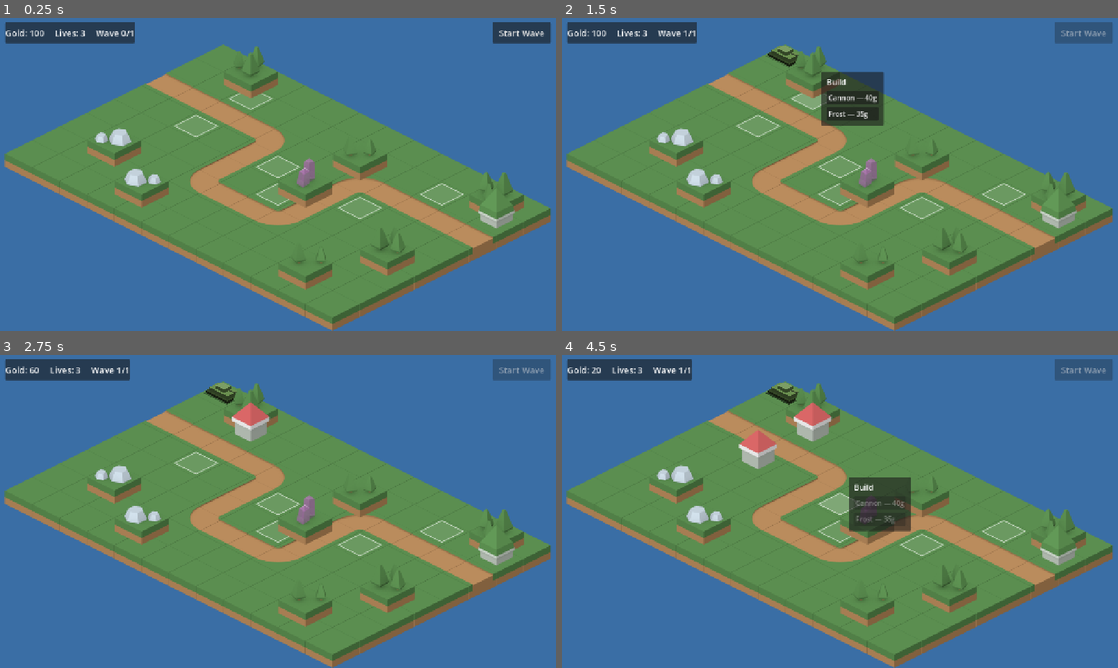
Above: before the commit, frames 1-4 (two rows, left to right).
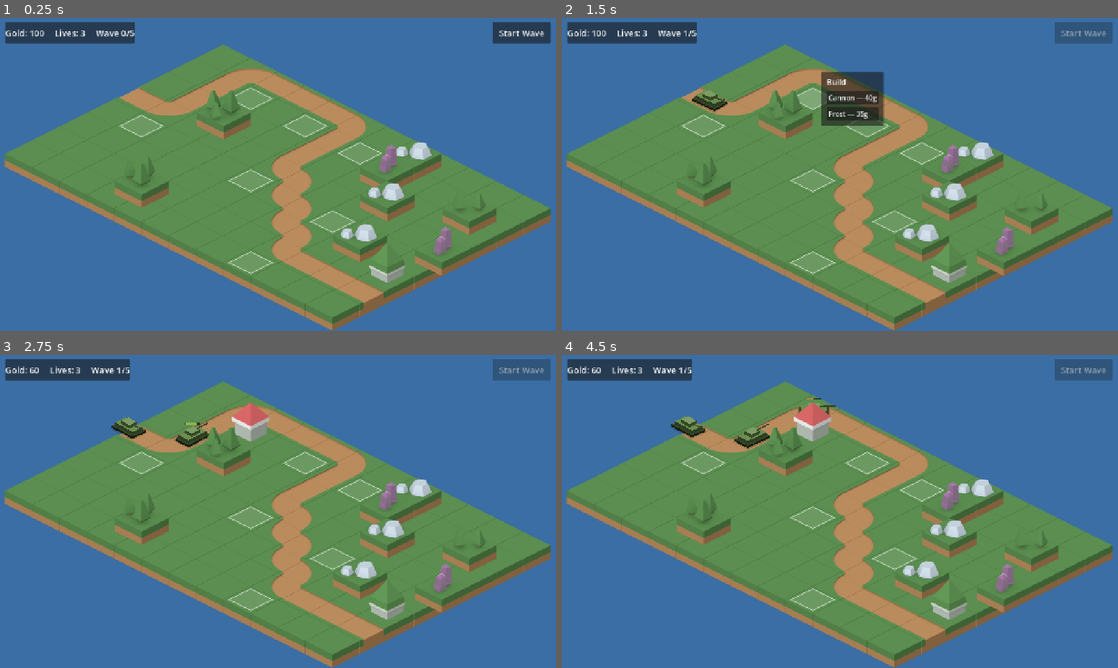
Above: after the commit, the same moments.

Repository: ldimitrov/tankbusters
Game: Godot game, scene res://scenes/main/main.tscn
Same seed, same stepped clock (60 frames per second), same inputs: the game is played once before the commit and once after it.
Inputs (mouse positions are in pixels of both pictures, inside the frame that each line leads up to):
- Up to frame 1 (0.25 s): no input
- Up to frame 2 (1.5 s): click "Start Wave" at 0.5 s; move the mouse to (812, 99) at 1.27 s; click (812, 99) at 1.42 s
- Up to frame 3 (2.75 s): click "Cannon — 40g" at 2 s
- Up to frame 4 (4.5 s): move the mouse to (756, 464) at 2.77 s; click (756, 464) at 2.92 s; click (795, 461) at 3.5 s, where only the run before the commit has a clickable "Cannon — 40g"; move the mouse to (840, 505) at 4.27 s; click (840, 505) at 4.42 s

The runs differ from the first frame. In frame 1, 16% of the frame differs, in the area x 15-95%, y 4-94%; in frame 2, 16%; in frame 3, 16%; in frame 4, 17%, in the area x 5-95%, y 4-94%.
Error before the commit: Invalid access to property or key 'max_hp' on a base object of type 'Nil'. (res://scenes/enemies/tank.gd:31)

Commit message:
feat: random map generation and multi-wave progression

Diff:
--- a/scenes/main/main.gd
+++ b/scenes/main/main.gd
@@ -1,8 +1,8 @@
 extends Node2D
-## The level. Builds the isometric map from data, owns the enemy road curve,
-## spawns waves, and reacts to game events. For milestone 1 the map and wave
-## live here as constants; later milestones move them into Resource files so
-## new levels/waves are data, not code.
+## The level. Generates a RANDOM map each game (path, build spots, decor),
+## builds it from Kenney tiles, and runs the wave sequence defined in
+## resources/waves/. Turret and tank stats live in resources too — this
+## script is orchestration, not content.
 
 const TANK_SCENE := preload("res://scenes/enemies/tank.tscn")
 const TURRET_SCENE := preload("res://scenes/turrets/turret.tscn")
@@ -14,6 +14,15 @@
 	"cannon": preload("res://resources/turrets/cannon.tres"),
 	"frost": preload("res://resources/turrets/frost.tres"),
 }
+
+## The wave sequence, easiest to hardest.
+const WAVES: Array = [
+	preload("res://resources/waves/wave_1.tres"),
+	preload("res://resources/waves/wave_2.tres"),
+	preload("res://resources/waves/wave_3.tres"),
+	preload("res://resources/waves/wave_4.tres"),
+	preload("res://resources/waves/wave_5.tres"),
+]
 
 const TILE_DIR := "res://assets/kenney/PNG/Landscape/"
 const DETAIL_DIR := "res://assets/kenney/PNG/Details/"
@@ -30,35 +39,21 @@
 	"NW": "landscape_07.png",
 	"SW": "landscape_03.png",
 }
+const DECOR_TEXTURES := [
+	"trees_1.png", "trees_2.png", "trees_4.png", "trees_7.png", "trees_9.png",
+	"rocks_1.png", "rocks_5.png", "crystals_2.png",
+]
 
 const GRID := Vector2i(12, 8)
-## The road, cell by cell, entrance to exit.
-const PATH_CELLS: Array[Vector2i] = [
-	Vector2i(0, 2), Vector2i(1, 2), Vector2i(2, 2), Vector2i(3, 2), Vector2i(4, 2),
-	Vector2i(4, 3), Vector2i(4, 4), Vector2i(4, 5),
-	Vector2i(5, 5), Vector2i(6, 5), Vector2i(7, 5),
-	Vector2i(7, 4), Vector2i(7, 3), Vector2i(7, 2),
-	Vector2i(8, 2), Vector2i(9, 2), Vector2i(10, 2), Vector2i(11, 2),
-]
-const BUILD_CELLS: Array[Vector2i] = [
-	Vector2i(2, 1), Vector2i(2, 3), Vector2i(5, 3),
-	Vector2i(6, 4), Vector2i(8, 3), Vector2i(9, 1),
-]
-const DECOR := {
-	Vector2i(1, 0): "trees_4.png",
-	Vector2i(6, 1): "trees_1.png",
-	Vector2i(10, 0): "trees_2.png",
-	Vector2i(10, 4): "trees_7.png",
-	Vector2i(9, 6): "trees_9.png",
-	Vector2i(1, 5): "rocks_5.png",
-	Vector2i(3, 6): "rocks_1.png",
-	Vector2i(6, 3): "crystals_2.png",
-}
-## The HQ the tanks are trying to reach, next to the road exit.
-const BASE_CELL := Vector2i(11, 1)
-
-const WAVE_SIZE := 10
-const SPAWN_INTERVAL := 1.1
+const MIN_PATH_LENGTH := 15
+const BUILD_SPOT_COUNT := 7
+const DECOR_COUNT := 8
+
+# Filled by _generate_map() — a fresh layout every game.
+var path_cells: Array[Vector2i] = []
+var build_cells: Array[Vector2i] = []
+var decor := {}  # cell -> texture file name
+var base_cell := Vector2i(-1, -1)
 
 @onready var world: Node2D = $World
 @onready var ground: Node2D = $World/Ground
@@ -67,15 +62,18 @@
 @onready var objects: Node2D = $World/Objects
 @onready var hud: CanvasLayer = $HUD
 
+var _wave_index := 0  # how many waves have been started
 var _wave_running := false
 var _game_ended := false
 var _tanks_remaining := 0
+var _auto_waves := false
 ## The spot whose menu is currently open (null when the menu is closed).
 var _menu_spot: Area2D = null
 
 
 func _ready() -> void:
 	GameState.reset()
+	_generate_map()
 	_center_world()
 	_build_ground()
 	_build_road_curve()
@@ -86,8 +84,133 @@
 	hud.build_menu.option_selected.connect(_on_menu_option)
 	hud.build_menu.closed.connect(_on_menu_closed)
 	GameState.lives_changed.connect(_on_lives_changed)
+	hud.set_wave_text("Wave 0/%d" % WAVES.size())
 
 	_handle_debug_args()
+
+
+## ---------- Random map generation ----------
+
+func _generate_map() -> void:
+	var rng := RandomNumberGenerator.new()
+	# A seeded RNG replays the exact same "random" map — reproducible bugs.
+	var forced_seed := _arg_value("--seed")
+	if forced_seed != "":
+		rng.seed = int(forced_seed)
+	else:
+		rng.randomize()
+	print("Map seed: %d (relaunch with -- --seed=%d for the same map)" % [rng.seed, rng.seed])
+
+	path_cells = _generate_path(rng)
+	_pick_build_spots(rng)
+	_scatter_decor(rng)
+	_pick_base_cell()
+
+
+## Random walk from the west edge to the east edge. The one rule that keeps
+## the road drawable with our tile set: a new cell may touch the path ONLY at
+## the cell we came from — otherwise two road lanes would run side by side
+## and no tile could render that. Dead ends happen; we just retry.
+func _generate_path(rng: RandomNumberGenerator) -> Array[Vector2i]:
+	while true:
+		var attempt := _try_path(rng)
+		if attempt.size() >= MIN_PATH_LENGTH:
+			return attempt
+	return []  # unreachable, keeps the compiler happy
+
+
+func _try_path(rng: RandomNumberGenerator) -> Array[Vector2i]:
+	var start := Vector2i(0, rng.randi_range(1, GRID.y - 2))
+	var path: Array[Vector2i] = [start]
+	var occupied := {start: true}
+	var head := start
+	# Directions to try: east twice (bias toward the exit), the detours once.
+	var dirs := [
+		Vector2i(1, 0), Vector2i(1, 0),
+		Vector2i(0, 1), Vector2i(0, -1), Vector2i(-1, 0),
+	]
+	while head.x < GRID.x - 1:
+		var options: Array[Vector2i] = []
+		for dir in dirs:
+			var next: Vector2i = head + dir
+			if next.x < 1 or next.x >= GRID.x or next.y < 0 or next.y >= GRID.y:
+				continue
+			if occupied.has(next):
+				continue
+			var touches_path := false
+			for n in [Vector2i(1, 0), Vector2i(-1, 0), Vector2i(0, 1), Vector2i(0, -1)]:
+				if next + n != head and occupied.has(next + n):
+					touches_path = true
+					break
+			if not touches_path:
+				options.append(next)
+		if options.is_empty():
+			return []  # walked into a dead end — caller retries
+		head = options[rng.randi_range(0, options.size() - 1)]
+		path.append(head)
+		occupied[head] = true
+	return path
+
+
+## Build spots go on grass next to the road, spread out from each other.
+func _pick_build_spots(rng: RandomNumberGenerator) -> void:
+	var candidates: Array[Vector2i] = []
+	for cell in path_cells:
+		for n in [Vector2i(1, 0), Vector2i(-1, 0), Vector2i(0, 1), Vector2i(0, -1)]:
+			var c: Vector2i = cell + n
+			if c.x < 0 or c.x >= GRID.x or c.y < 0 or c.y >= GRID.y:
+				continue
+			if c in path_cells or c in candidates:
+				continue
+			candidates.append(c)
+	_shuffle(candidates, rng)
+
+	build_cells = []
+	for c in candidates:
+		if build_cells.size() >= BUILD_SPOT_COUNT:
+			break
+		var too_close := false
+		for chosen in build_cells:
+			if (c - chosen).length_squared() < 4:  # keep some spacing
+				too_close = true
+				break
+		if not too_close:
+			build_cells.append(c)
+
+
+func _scatter_decor(rng: RandomNumberGenerator) -> void:
+	var free: Array[Vector2i] = []
+	for y in GRID.y:
+		for x in GRID.x:
+			var c := Vector2i(x, y)
+			if c not in path_cells and c not in build_cells:
+				free.append(c)
+	_shuffle(free, rng)
+	decor = {}
+	for i in mini(DECOR_COUNT, free.size()):
+		decor[free[i]] = DECOR_TEXTURES[rng.randi_range(0, DECOR_TEXTURES.size() - 1)]
+
+
+## The HQ stands next to the road exit, on the first free neighbor cell.
+func _pick_base_cell() -> void:
+	var exit: Vector2i = path_cells[path_cells.size() - 1]
+	for n in [Vector2i(0, -1), Vector2i(0, 1), Vector2i(-1, -1), Vector2i(-1, 1)]:
+		var c: Vector2i = exit + n
+		if c.y < 0 or c.y >= GRID.y or c in path_cells:
+			continue
+		base_cell = c
+		decor.erase(c)
+		return
+
+
+## Fisher-Yates with OUR rng — Array.shuffle() would use the global one and
+## break seed reproducibility.
+func _shuffle(arr: Array, rng: RandomNumberGenerator) -> void:
+	for i in range(arr.size() - 1, 0, -1):
+		var j := rng.randi_range(0, i)
+		var tmp = arr[i]
+		arr[i] = arr[j]
+		arr[j] = tmp
 
 
 ## ---------- Map construction ----------
@@ -118,11 +241,11 @@
 	var road_tiles := _road_tile_map()
 	for cell in cells:
 		_add_tile(ground, TILE_DIR + road_tiles.get(cell, GRASS_TILE), cell)
-		if DECOR.has(cell):
+		if decor.has(cell):
 			# Decor sprites include their own tile block and stick up above it,
 			# so they go in the Y-sorted Objects layer: tanks and towers that
 			# are "in front" (lower on screen) must draw on top of them.
-			_add_tile(objects, DETAIL_DIR + DECOR[cell], cell)
+			_add_tile(objects, DETAIL_DIR + decor[cell], cell)
 
 
 ## One tile sprite, bottom-aligned so taller-than-standard art lines up.
@@ -142,11 +265,11 @@
 ## For every road cell, pick the tile matching which edges the road crosses.
 func _road_tile_map() -> Dictionary:
 	var result := {}
-	for i in PATH_CELLS.size():
-		var cell := PATH_CELLS[i]
+	for i in path_cells.size():
+		var cell := path_cells[i]
 		# Edges toward the previous and next path cell (map edge at the ends).
-		var to_prev := PATH_CELLS[i - 1] - cell if i > 0 else Vector2i(-1, 0)
-		var to_next := PATH_CELLS[i + 1] - cell if i < PATH_CELLS.size() - 1 else Vector2i(1, 0)
+		var to_prev := path_cells[i - 1] - cell if i > 0 else Vector2i(-1, 0)
+		var to_next := path_cells[i + 1] - cell if i < path_cells.size() - 1 else Vector2i(1, 0)
 		var edges := [_edge_letter(to_prev), _edge_letter(to_next)]
 		if "W" in edges and "E" in edges:
 			result[cell] = ROAD_WE
@@ -172,11 +295,11 @@
 ## borders, with bezier handles so corners are smooth arcs instead of kinks.
 func _build_road_curve() -> void:
 	var points: Array[Vector2] = []
-	var first := Iso.cell_to_world(PATH_CELLS[0])
-	var last := Iso.cell_to_world(PATH_CELLS[PATH_CELLS.size() - 1])
+	var first := Iso.cell_to_world(path_cells[0])
+	var last := Iso.cell_to_world(path_cells[path_cells.size() - 1])
 	points.append(first - Vector2(Iso.HALF_W, Iso.HALF_H) * 0.9)  # spawn at map edge
-	for i in PATH_CELLS.size() - 1:
-		points.append((Iso.cell_to_world(PATH_CELLS[i]) + Iso.cell_to_world(PATH_CELLS[i + 1])) / 2.0)
+	for i in path_cells.size() - 1:
+		points.append((Iso.cell_to_world(path_cells[i]) + Iso.cell_to_world(path_cells[i + 1])) / 2.0)
 	points.append(last + Vector2(Iso.HALF_W, Iso.HALF_H) * 0.9)  # drive off-map
 
 	var curve := Curve2D.new()
@@ -190,7 +313,7 @@
 
 
 func _place_build_spots() -> void:
-	for cell in BUILD_CELLS:
+	for cell in build_cells:
 		var spot := BUILD_SPOT_SCENE.instantiate()
 		spot.position = Iso.cell_to_world(cell)
 		spot.clicked.connect(_on_spot_clicked)
@@ -198,14 +321,16 @@
 
 
 func _place_base() -> void:
+	if base_cell.x < 0:
+		return
 	var sprite := Sprite2D.new()
 	sprite.texture = load("res://assets/kenney/PNG/Towers (grey)/tower_00.png")
-	sprite.position = Iso.cell_to_world(BASE_CELL)
+	sprite.position = Iso.cell_to_world(base_cell)
 	sprite.offset = Vector2(0, -33)
 	objects.add_child(sprite)
 
 
-## ---------- Gameplay ----------
+## ---------- Building ----------
 
 ## Clicking a spot opens a context menu: build options when empty,
 ## upgrade/sell when occupied. The menu is dumb; the decisions live here.
@@ -281,21 +406,32 @@
 	spot.queue_redraw()
 
 
+## ---------- Waves ----------
+
 func start_wave() -> void:
-	if _wave_running or _game_ended:
+	if _wave_running or _game_ended or _wave_index >= WAVES.size():
 		return
 	_wave_running = true
-	_tanks_remaining = WAVE_SIZE
+	var wave: WaveData = WAVES[_wave_index]
+	_wave_index += 1
 	hud.set_start_enabled(false)
-	hud.set_wave_text("Wave 1/1")
-	for i in WAVE_SIZE:
-		_spawn_tank()
-		# await pauses THIS function (not the game) until the timer fires.
-		await get_tree().create_timer(SPAWN_INTERVAL).timeout
-
-
-func _spawn_tank() -> void:
+	hud.set_wave_text("Wave %d/%d" % [_wave_index, WAVES.size()])
+
+	_tanks_remaining = 0
+	for group in wave.groups:
+		_tanks_remaining += group.count
+	for group in wave.groups:
+		for i in group.count:
+			if _game_ended:
+				return
+			_spawn_tank(group.tank)
+			# await pauses THIS function (not the game) until the timer fires.
+			await get_tree().create_timer(group.interval).timeout
+
+
+func _spawn_tank(tank_data: TankData) -> void:
 	var tank := TANK_SCENE.instantiate()
+	tank.data = tank_data
 	tank.path = enemy_path.curve
 	tank.died.connect(_on_tank_died)
 	tank.reached_base.connect(_on_tank_reached_base)
@@ -317,8 +453,17 @@
 
 func _on_tank_resolved() -> void:
 	_tanks_remaining -= 1
-	if _tanks_remaining <= 0 and not _game_ended:
+	if _tanks_remaining > 0 or _game_ended:
+		return
+	if _wave_index >= WAVES.size():
 		_end_game("Victory!")
+		return
+	# Wave cleared: pay the bonus and open the next build phase.
+	GameState.earn(WAVES[_wave_index - 1].bonus)
+	_wave_running = false
+	hud.set_start_enabled(true)
+	if _auto_waves:
+		get_tree().create_timer(1.0).timeout.connect(start_wave)
 
 
 func _on_lives_changed(lives: int) -> void:
@@ -335,7 +480,7 @@
 
 ## ---------- Development helpers ----------
 ## Custom args after "--" reach the game, e.g.:
-##   Godot --path . -- --autobuild --autostart --screenshot=/tmp/shot.png --delay=5
+##   Godot --path . -- --seed=7 --autobuild --autostart --screenshot=/tmp/s.png
 func _handle_debug_args() -> void:
 	var args := OS.get_cmdline_user_args()
 	if "--autobuild" in args:
@@ -344,28 +489,30 @@
 		var spots := markers.get_children()
 		for i in spots.size():
 			_build_turret(spots[i], type_ids[i % type_ids.size()])
-		# Exercise the upgrade and sell paths too.
+		# Exercise the upgrade path too.
 		spots[0].turret.upgrade()
 		spots[0].turret.upgrade()
 		spots[1].turret.upgrade()
-		GameState.earn(spots[5].turret.sell_value())
-		spots[5].turret.queue_free()
-		spots[5].turret = null
 	if "--menu-test" in args:
 		# Regression test for the build flow: open the menu on a spot and
 		# press its first button, exactly like a player click would.
 		_on_spot_clicked(markers.get_child(2))
 		await get_tree().process_frame
 		hud.build_menu.options_box.get_child(0).pressed.emit()
-	if "--autostart" in args:
+	_auto_waves = "--autowaves" in args
+	if "--autostart" in args or _auto_waves:
 		start_wave()
-	for arg in args:
-		if arg.begins_with("--screenshot="):
-			var delay := 1.0
-			for a in args:
-				if a.begins_with("--delay="):
-					delay = float(a.trim_prefix("--delay="))
-			_save_screenshot(arg.trim_prefix("--screenshot="), delay)
+	var shot_path := _arg_value("--screenshot")
+	if shot_path != "":
+		_save_screenshot(shot_path, float(_arg_value("--delay", "1.0")))
+
+
+## Reads "--name=value" from the user args; returns `fallback` when absent.
+func _arg_value(name: String, fallback := "") -> String:
+	for arg in OS.get_cmdline_user_args():
+		if arg.begins_with(name + "="):
+			return arg.trim_prefix(name + "=")
+	return fallback
 
 
 func _save_screenshot(path: String, delay: float) -> void:
